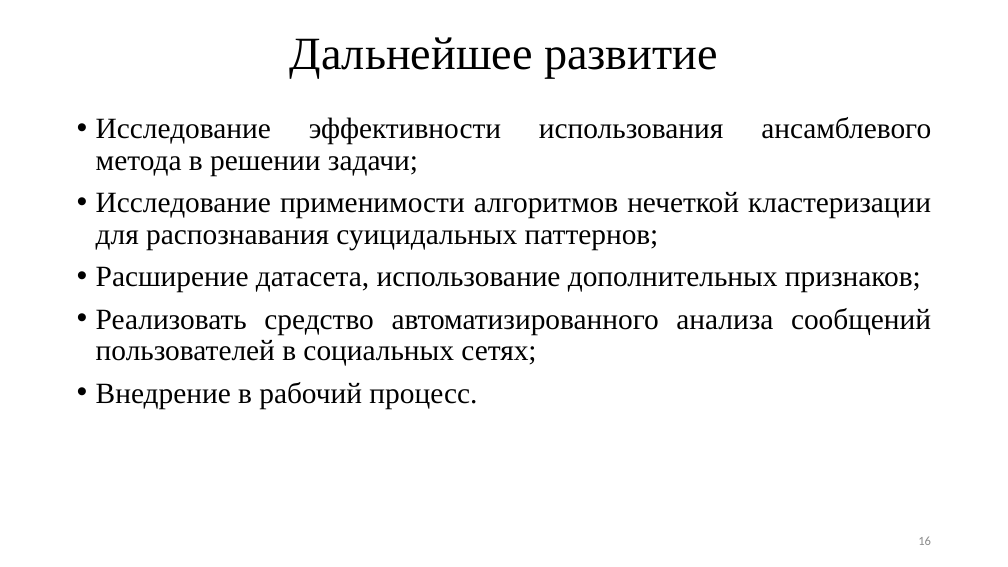
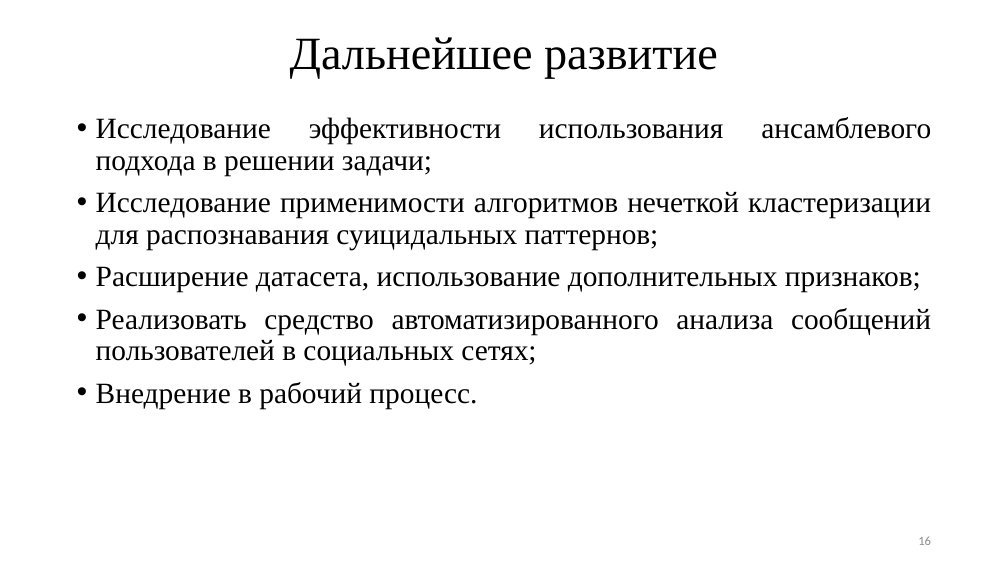
Before and after one commit to TheSawIsTheLaw/iWannaKillMyself, a slide deck: slide 16 of fuckingStarts/iHatePresentations/presentation.pptx. Drawn at 1008x567 pixels with LibreOffice and Linux fonts; fonts in the diff are those of the drawing. Boxes give left, top, right and bottom in pixels: in the first picture for what was removed or moved away, otherwise in the second. Text is boxed around its words. In the diff, an @@ line names an element or a change of style, - is before the commit and + after.

```diff
--- a/fuckingStarts/iHatePresentations/presentation.pptx
+++ b/fuckingStarts/iHatePresentations/presentation.pptx
@@ text at (x1=96, y1=117, x2=931, y2=176): text changed @@
-• Исследование эффективности использования ансамблевого метода в решении задачи;
+• Исследование эффективности использования ансамблевого подхода в решении задачи;
```
Also in this commit, not shown: 7 other slides changed, 14 other files.
